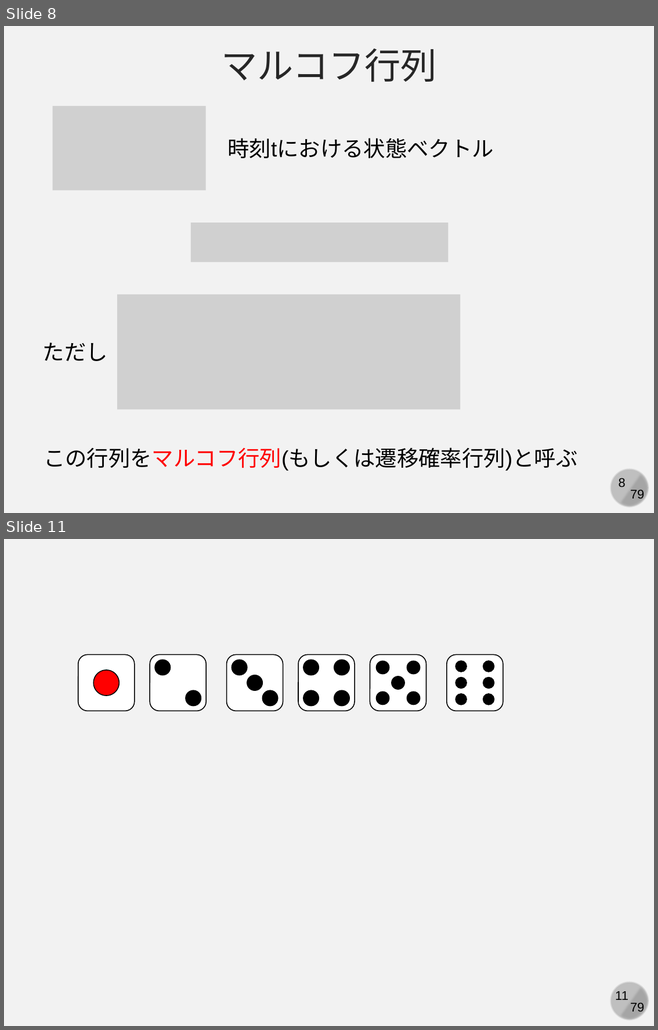
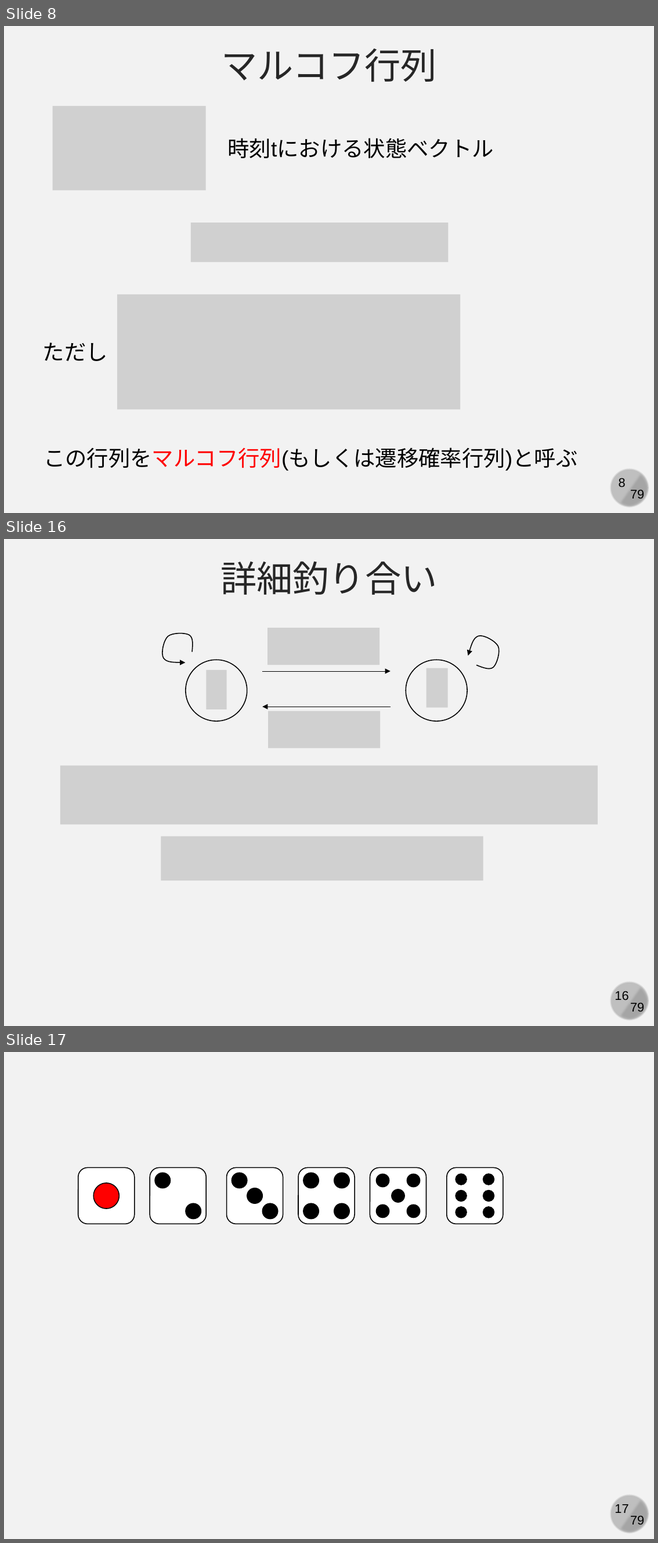
Before and after one commit to kaityo256/simulation_engineering, a slide deck: markov_chain/markov.pptx. Shown one above the other, each under a label of ours: slides 8 and 11 before the commit, slides 8, 16 and 17 after it; the slides between them are not shown. The pictures are 658x1030 and 658x1543 pixels, drawn with LibreOffice and Linux fonts; fonts in the diff are those of the drawing; grey boxes stand for pictures. Boxes give left, top, right and bottom in pixels: in the first picture for what was removed or moved away, otherwise in the second. Text is boxed around its words. In the diff, an @@ line names an element or a change of style, - is before the commit and + after.

```diff
--- a/markov_chain/markov.pptx
+++ b/markov_chain/markov.pptx
@@ slide 16 added at box(4, 539, 654, 1026), background #F2F2F2; not listed: 4 template elements that a slide beside it also shows @@
@@ text added at box(221, 561, 437, 595), 40 pt, text #262626 @@
+詳細釣り合い
@@ freeform shape added at box(155, 625, 201, 671), outline #000000 1 pt @@
@@ picture added at box(268, 628, 379, 665) @@
@@ freeform shape added at box(462, 630, 506, 675), outline #000000 1 pt @@
@@ ellipse added at box(185, 660, 246, 721), outline #000000 1 pt @@
@@ ellipse added at box(405, 660, 466, 721), outline #000000 1 pt @@
@@ picture added at box(206, 670, 227, 710) @@
@@ arrow added from (263, 671) to (390, 671), #000000 0.5 pt @@
@@ picture added at box(426, 668, 448, 708) @@
@@ arrow added from (390, 707) to (263, 707), #000000 0.5 pt @@
@@ picture added at box(268, 711, 379, 748) @@
@@ picture added at box(60, 766, 598, 825) @@
@@ picture added at box(161, 837, 482, 881) @@
@@ what was slide 11 is now slide 17 @@
@@ page number at box(614, 1504, 628, 1513): text changed @@
-11
+17
```
Also in this commit, not shown: 3 slides changed, 5 other slides added.
